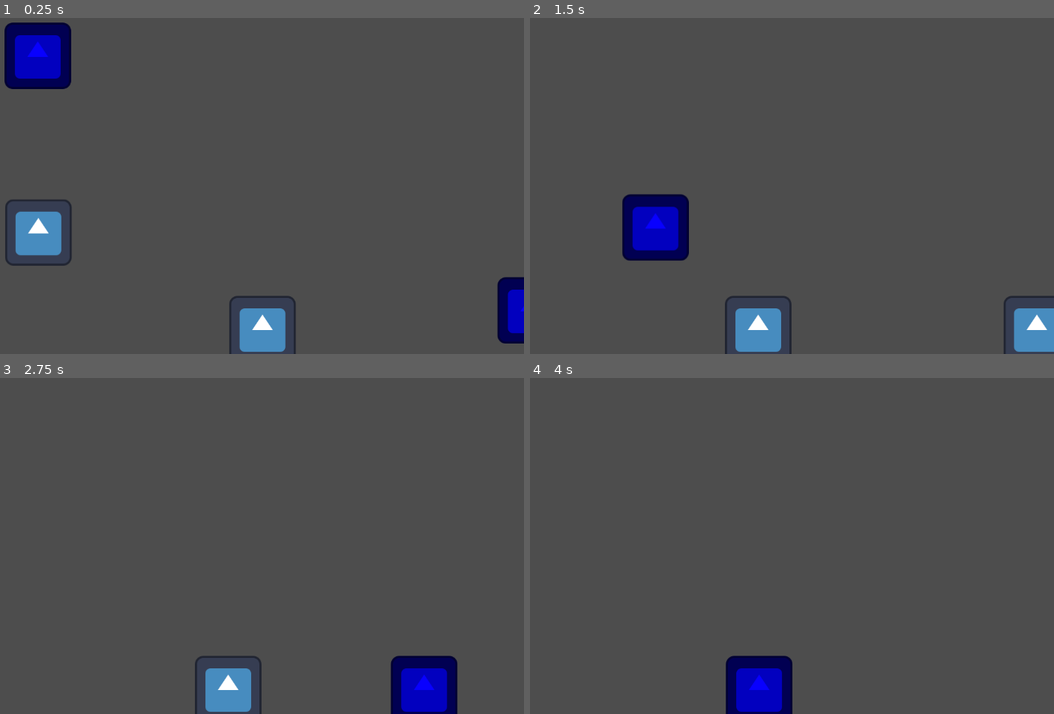
Above: before the commit, frames 1-4 (two rows, left to right).
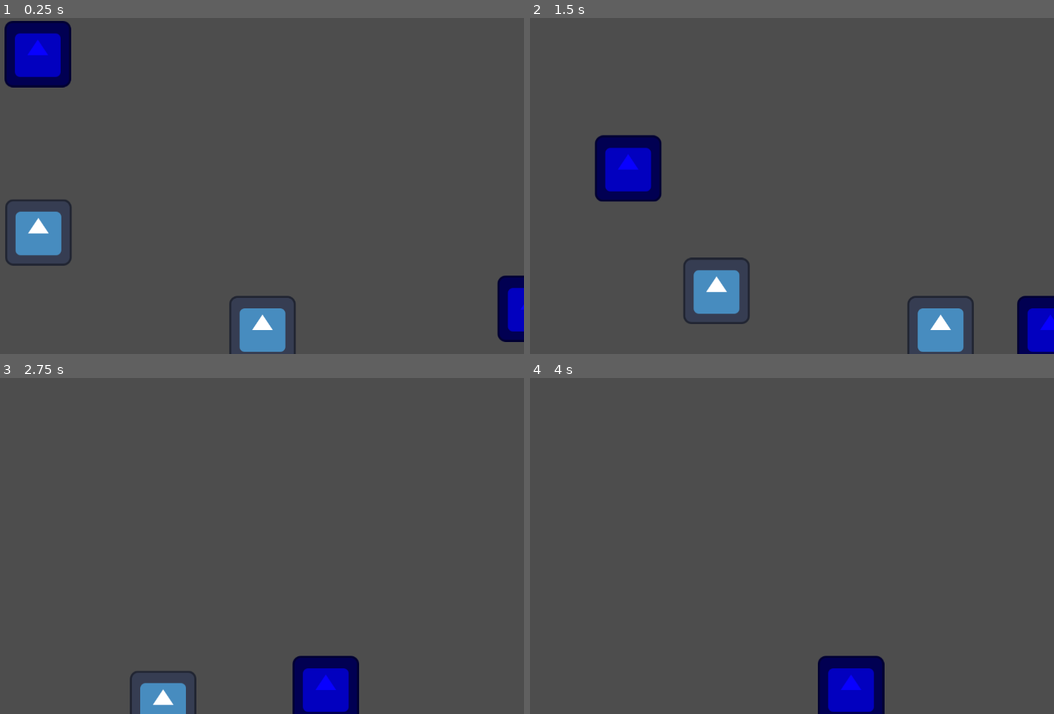
Above: after the commit, the same moments.

Repository: FeliiC/Jugodores-Productions
Game: Godot game, scene res://main.tscn
Two runs of this game, one before a commit and one after it. Both use one fixed random seed, a clock stepped at 60 frames per second and the inputs below. The engine's default icon, where the game draws it, is replaced by a stand-in: a white triangle on a blue panel in a dark square.
Inputs:
- Up to frame 1 (0.25 s): no input
- Up to frame 2 (1.5 s): tap Enter (ui_accept) at 0.5, 0.77 s; hold Right (ui_right) from 0.53 s (still down)
- Up to frame 3 (2.75 s): tap Enter (ui_accept) at 1.52 s; release Right (ui_right) at 2.03 s; hold Left (ui_left) from 2.03 s (still down)
- Up to frame 4 (4 s): release Left (ui_left) at 2.78 s; hold Right (ui_right) from 2.78 s (still down); tap Enter (ui_accept) at 3.02, 3.77 s

The runs differ from the first frame. In frame 1, 0.5% of the frame differs, in the area x 0-100%, y 0-97%; in frame 2, 10%, in the area x 12-100%, y 34-100%; in frame 3, 6.7%; in frame 4, 4.4%.

Commit message:
feat: added enemy_falling_type.

Diff:
--- a/jugo/enemy.gd
+++ b/jugo/enemy.gd
@@ -2,8 +2,8 @@
 
 @export var wait_to_jump = false
 @export var speed = 300.0
-@export var gravity = 300
-@export var jump_velocity = -700.0
+@export var gravity = 200
+@export var jump_velocity = -7000.0
 @export var acceleration = 2000
 
 var target: Player
@@ -25,8 +25,7 @@
 		var direction = global_position.direction_to(target.global_position)
 		velocity.x = move_toward(velocity.x, direction.x * speed, acceleration * delta)
 	# Add the gravity.
-	if wait_to_jump:
-		return _jump()
+
 	if is_on_floor() and not ray_cast.is_colliding():
 		pivot.scale.x *= -1
 
@@ -34,6 +33,10 @@
 		velocity.y += gravity * delta
 
 	move_and_slide()
+	_jump()
+
+	if wait_to_jump:
+		return
 
 
 func _on_detection_body_entered(body: Node) -> void:
--- /dev/null
+++ b/jugo/enemy_falling_type.tscn
@@ -0,0 +1,11 @@
+[gd_scene load_steps=2 format=3 uid="uid://di5v2tm5ld384"]
+
+[sub_resource type="CircleShape2D" id="CircleShape2D_q6qsx"]
+radius = 330.6
+
+[node name="CharacterBody2D" type="CharacterBody2D"]
+
+[node name="DetectionArea" type="Area2D" parent="."]
+
+[node name="CollisionShape2D" type="CollisionShape2D" parent="DetectionArea"]
+shape = SubResource("CircleShape2D_q6qsx")
--- a/jugo/main.tscn
+++ b/jugo/main.tscn
@@ -7,7 +7,7 @@
 size = Vector2(300, 20)
 
 [sub_resource type="RectangleShape2D" id="RectangleShape2D_675rn"]
-size = Vector2(1038, 40)
+size = Vector2(700, 40)
 
 [node name="Main" type="Node2D"]
 position = Vector2(723, 381)
--- a/jugo/protagonist.tscn
+++ b/jugo/protagonist.tscn
@@ -17,7 +17,6 @@
 [node name="CharacterBody2D" type="CharacterBody2D"]
 collision_layer = 3
 collision_mask = 3
-motion_mode = 1
 script = ExtResource("1_fwdmi")
 
 [node name="CollisionShape2D" type="CollisionShape2D" parent="."]
